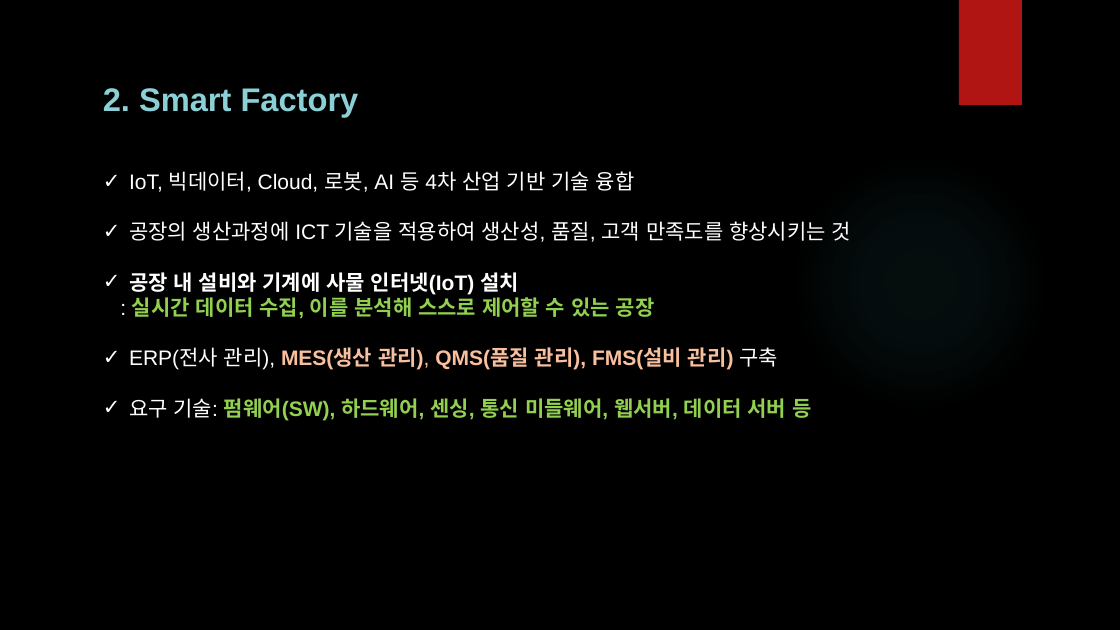
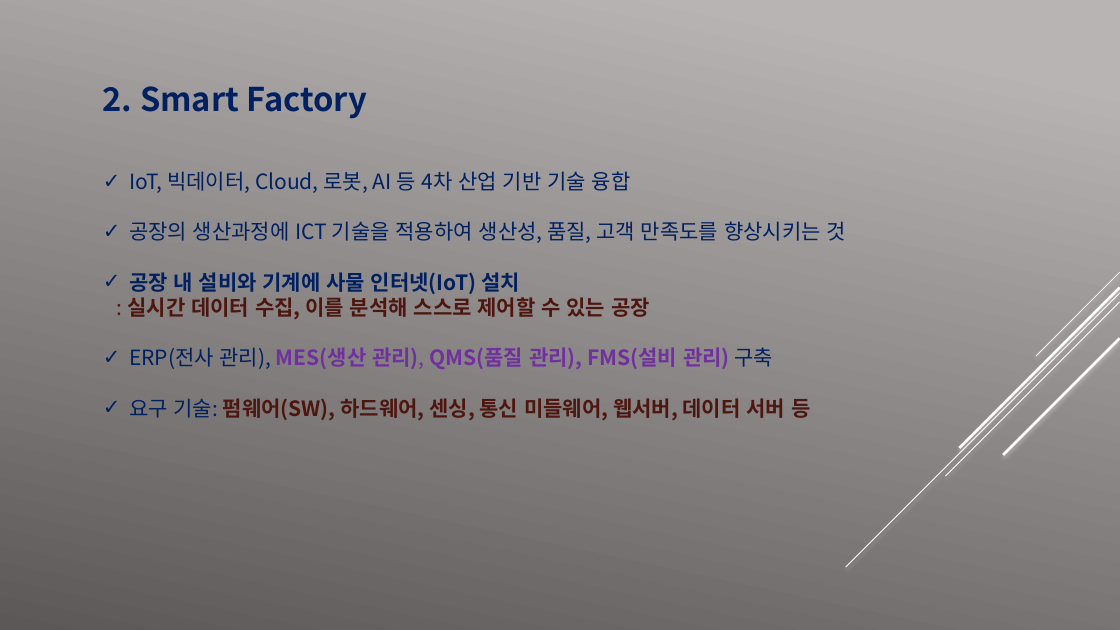
Before and after one commit to easyfw/HK_SmartFactory_Plan, a slide deck: slide 4 of (주)형경산업_스마트 팩토리 개발 및 구현.pptx. Drawn at 1120x630 pixels with LibreOffice and Linux fonts; fonts in the diff are those of the drawing; background and template pictures are left out. Boxes give left, top, right and bottom in pixels: in the first picture for what was removed or moved away, otherwise in the second. Text is boxed around its words. In the diff, an @@ line names an element or a change of style, - is before the commit and + after.

```diff
--- a/(주)형경산업_스마트 팩토리 개발 및 구현.pptx
+++ b/(주)형경산업_스마트 팩토리 개발 및 구현.pptx
@@ background picture (left out) to gradient #B9B5B5 to #5D5858 @@
@@ rectangle removed at [959, 0, 1022, 105] @@
@@ text "2. Smart Factory" at [103, 86, 846, 420]: font Arial to Noto Sans CJK KR; text colour #8AD0D6 to #002060 in "2. Smart Factory"; text colour #FFFFFF to #002060 in "IoT, 빅데이터, Cloud, 로봇, AI 등 4차 ...", "공장의 생산과정에 ICT 기술을 적용하여 생산성, 품질, ...", "공장 내 설비와 기계에 사물 인터넷(IoT) 설치", "ERP(전사 관리), 구축" and 1 more places; text colour #FFFFFF to #4E1710 in ":"; text colour #92D050 to #4E1710 in "실시간 데이터 수집, 이를 분석해 스스로 제어할 ...", "펌웨어(SW), 하드웨어, 센싱, 통신 미들웨어, 웹서버, 데이터 ..."; text colour #F8C09F to #7030A0 in "MES(생산 관리), QMS(품질 관리), FMS(설비 관리)" @@
@@ ellipse removed at [791, 154, 1049, 413] @@
@@ group added at [846, 272, 1120, 567]: 5 lines @@
```
Also in this commit, not shown: 13 other slides changed, 1 other file.
